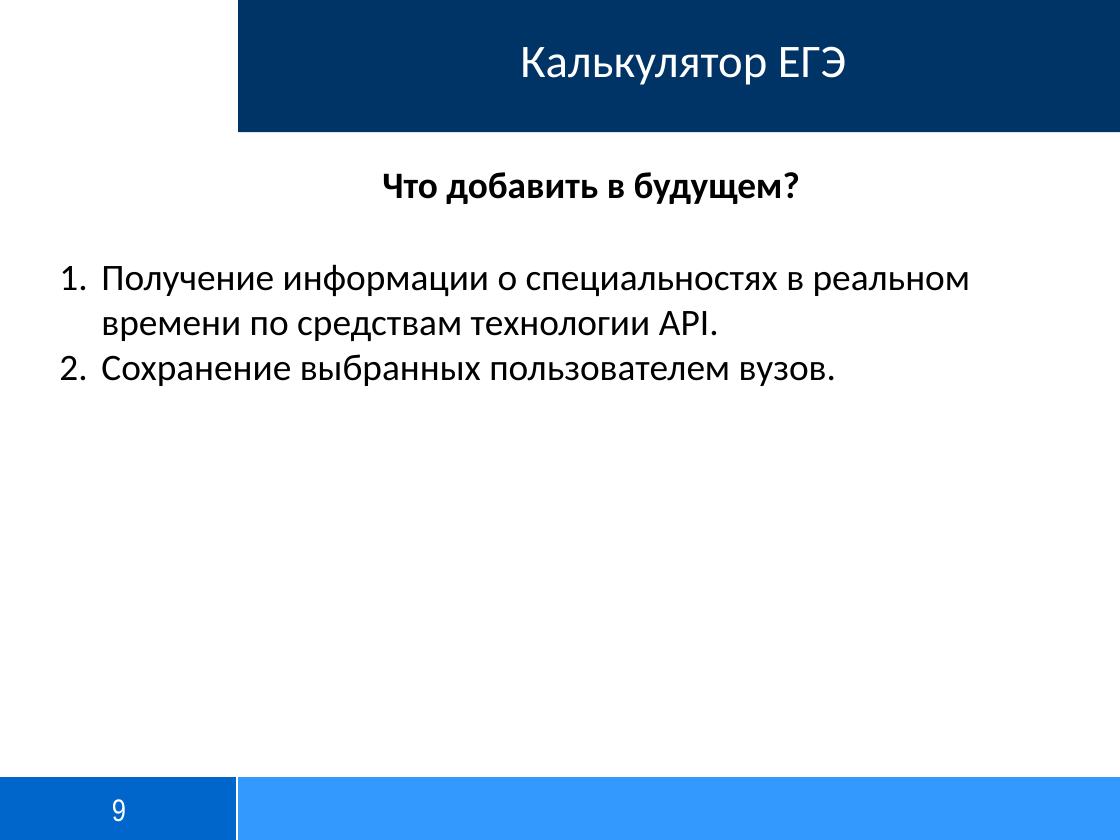
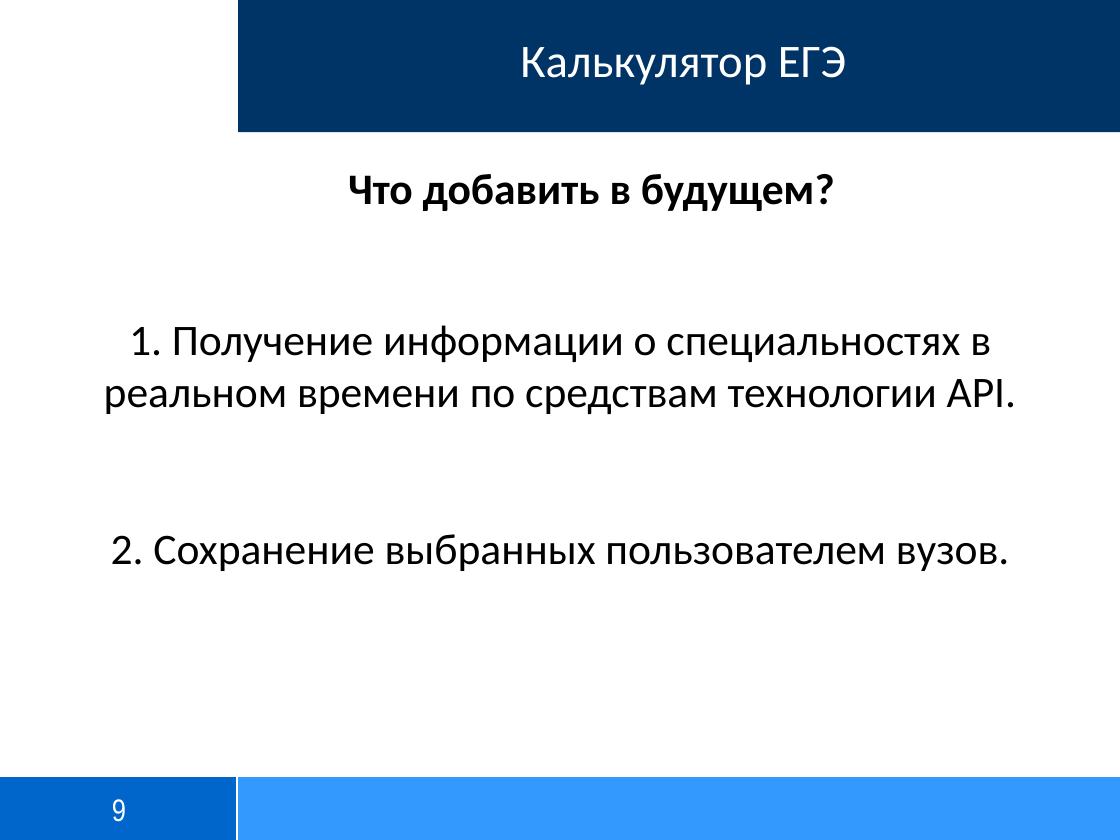
Before and after one commit to TheLost30/telegram_EGE_bot, a slide deck: slide 9 of data/Калькулятор ЕГЭ (Гриб Кирилл).PPTX. Drawn at 1120x840 pixels with LibreOffice and Linux fonts; fonts in the diff are those of the drawing; background and template pictures are left out. Boxes give left, top, right and bottom in pixels: in the first picture for what was removed or moved away, otherwise in the second. Text is boxed around its words. In the diff, an @@ line names an element or a change of style, - is before the commit and + after.

```diff
--- a/data/Калькулятор ЕГЭ (Гриб Кирилл).PPTX
+++ b/data/Калькулятор ЕГЭ (Гриб Кирилл).PPTX
@@ text "Что добавить в будущем?": place and size @@
-text "Что добавить в будущем?" at bbox=[382, 172, 800, 204]
+text "Что добавить в будущем?" at bbox=[348, 174, 835, 211]
@@ text "Что добавить в будущем?" at bbox=[348, 174, 835, 211]: size 24 to 28 pt @@
@@ text at bbox=[104, 325, 1017, 571]: text changed; size 24 to 28 pt @@
-1. Получение информации о специальностях в реальном времени по средствам технологии API.
-2. Сохранение выбранных пользователем вузов.
+1. Получение информации о специальностях в реальном времени по средствам технологии API.
+2. Сохранение выбранных пользователем вузов.
```
Also in this commit, not shown: 8 other slides changed.
